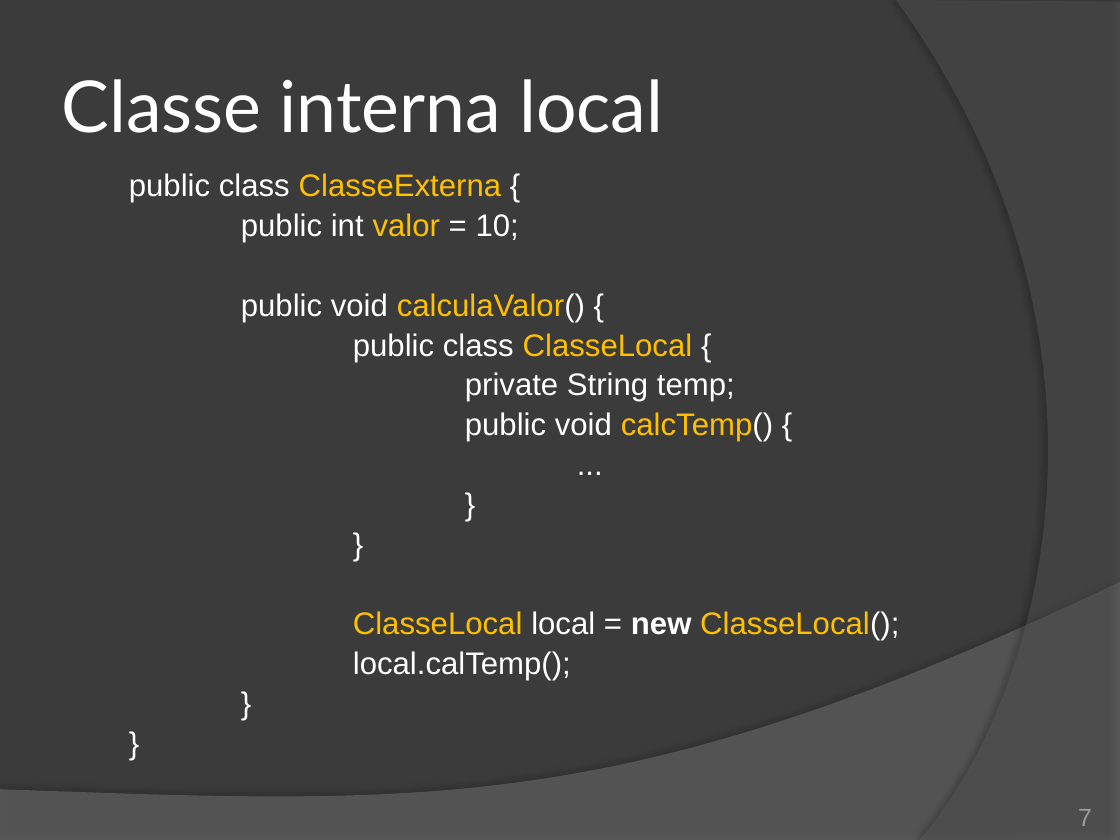
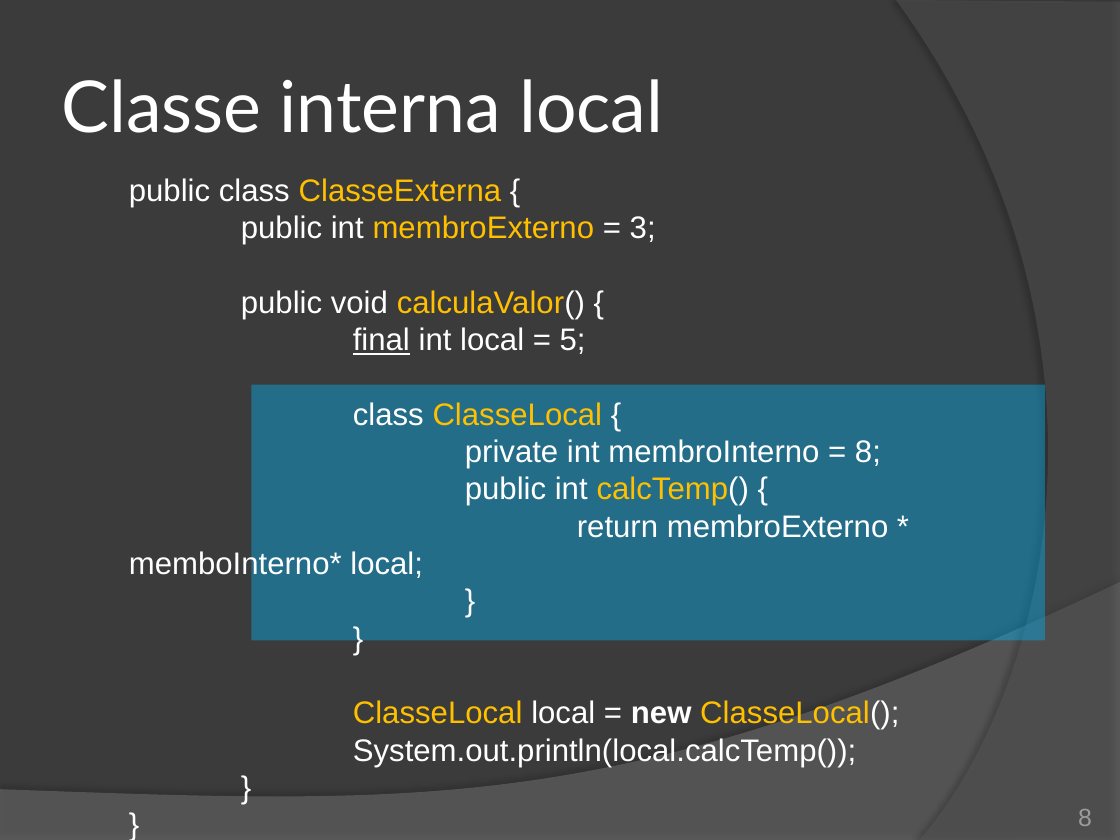
Before and after one commit to duchesqui/slzvieira-training, a slide deck: slide 8 of 2-Java-Programmer-Modulo-II/01.Capitulo01.pptx (slide 7 before the commit). Drawn at 1120x840 pixels with LibreOffice and Linux fonts; fonts in the diff are those of the drawing. Boxes give left, top, right and bottom in pixels: in the first picture for what was removed or moved away, otherwise in the second. Text is boxed around its words. In the diff, an @@ line names an element or a change of style, - is before the commit and + after.

```diff
--- a/2-Java-Programmer-Modulo-II/01.Capitulo01.pptx
+++ b/2-Java-Programmer-Modulo-II/01.Capitulo01.pptx
@@ text at [129, 178, 899, 730]: line spacing 0.9 to 1; less space between paragraphs @@
@@ text at [241, 215, 656, 244]: text changed; text colour #FFFFFF to #FFC000 @@
-public int valor = 10;
+public int membroExterno = 3;
@@ text at [129, 327, 889, 580]: text changed @@
-public class ClasseLocal {
-private String temp;
-public void calcTemp() {
-...
+final int local = 5;
+class ClasseLocal {
+private int membroInterno = 8;
+public int calcTemp() {
+return membroExterno * memboInterno* local;
@@ rectangle added at [251, 385, 1045, 641], fill #00B8FF at 40% opacity @@
@@ text at [353, 738, 856, 767]: text changed @@
-local.calTemp();
+System.out.println(local.calcTemp());
@@ page number at [1078, 809, 1092, 826]: text changed @@
-7
+8
```
Also in this commit, not shown: 5 other slides changed, 2 slides added, 5 other files.
